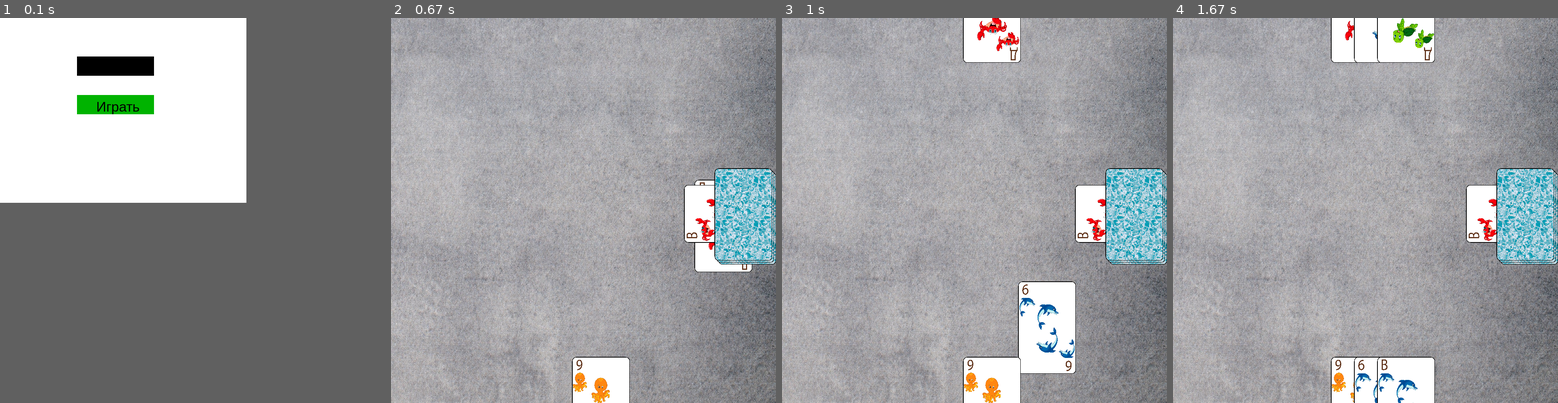
Above: before the commit, frames 1-4 (left to right).
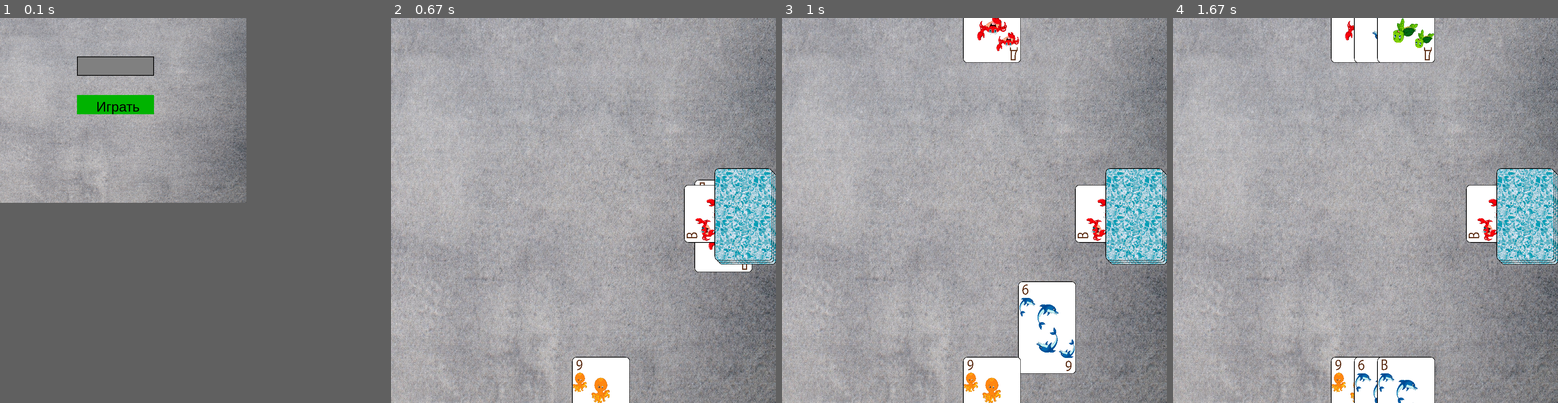
Above: after the commit, the same moments.

Repository: pyvinery/pythonProject_pygame1
Game: pygame game, started from start.py
Same seed, same stepped clock (60 frames per second), same inputs: the game is played once before the commit and once after it.
Inputs (mouse positions are in pixels of both pictures, inside the frame that each line leads up to):
- Up to frame 1 (0.1 s): no input
- Up to frame 2 (0.67 s): click (514, 110) at 0.38 s
- Up to frame 3 (1 s): no input
- Up to frame 4 (1.67 s): no input

The runs differ from the first frame. In frame 1, 30% of the frame differs, in the area x 0-64%, y 0-48%; in frame 2, nothing differs; in frame 3, nothing differs; in frame 4, nothing differs.

Commit message:
начальное окно + имя

Diff:
--- a/start.py
+++ b/start.py
@@ -18,8 +18,9 @@
         self.play_button_text = pygame.font.SysFont("Arial", 36).render("Играть", True, (0, 0, 0))
 
         # Создание поля для ввода имени
-        self.name_input = pygame.Rect(200, 100, 200, 50)
-        self.name_input_text = pygame.font.SysFont("Arial", 36).render("", True, (0, 0, 0))
+        self.input_box = pygame.Rect(200, 100, 200, 50)
+        self.input_text = ''
+        self.active = False
 
         # Флаг, указывающий, что окно должно быть закрыто
         self.close_window = False
@@ -27,27 +28,55 @@
         # Флаг, указывающий, что кнопка "Играть" была нажата
         self.play_button_clicked = False
 
+        # Загрузка изображения фона
+        self.background_image = pygame.image.load('fon.jpg')
+        self.background_image = pygame.transform.scale(self.background_image, (640, 480))  # Масштабирование изображения под размер окна
 
     def handle_events(self):
         for event in pygame.event.get():
             if event.type == pygame.QUIT:
                 self.close_window = True
             elif event.type == pygame.MOUSEBUTTONDOWN:
+                # Проверка, был ли клик в поле ввода имени
+                if self.input_box.collidepoint(event.pos):
+                    self.active = True
+                else:
+                    self.active = False
+                # Проверка, была ли нажата кнопка "Играть"
                 if self.play_button.collidepoint(event.pos):
                     # Установка флага, что кнопка "Играть" была нажата
                     self.play_button_clicked = True
+            elif event.type == pygame.KEYDOWN:
+                # Проверка, была ли нажата клавиша Enter
+                if event.key == pygame.K_RETURN:
+                    # Если нажата клавиша Enter, начать игру
+                    game_state = 'dealing'
+                # Проверка, была ли нажата клавиша Backspace
+                elif event.key == pygame.K_BACKSPACE:
+                    # Если нажата клавиша Backspace, удалить последний символ из введенного текста
+                    self.input_text = self.input_text[:-1]
+                # Проверка, была ли нажата любая другая клавиша
+                else:
+                    # Если нажата любая другая клавиша, добавить ее к введенному тексту
+                    self.input_text += event.unicode
 
     def draw(self):
-        # Заполнение окна белым цветом
-        self.window.fill((255, 255, 255))
+        # Отрисовка фона
+        self.window.blit(self.background_image, (0, 0))
 
         # Отрисовка кнопки "Играть"
         pygame.draw.rect(self.window, (0, 179, 0), self.play_button)
         self.window.blit(self.play_button_text, (self.play_button.x + 50, self.play_button.y + 10))
 
         # Отрисовка поля для ввода имени
-        pygame.draw.rect(self.window, (0, 0, 0), self.name_input)
-        self.window.blit(self.name_input_text, (self.name_input.x + 50, self.name_input.y + 10))
+        pygame.draw.rect(self.window, (0, 0, 0), self.input_box)
+        pygame.draw.rect(self.window, (128, 128, 128), self.input_box.inflate(-4, -4))  # Добавление затемнения
+
+        # Создание и обновление текстовой поверхности с текущим введенным текстом
+        self.text_surface = pygame.font.Font('freesansbold.ttf', 20).render(self.input_text.encode('utf-8'), True, (0, 0, 0))
+
+        # Отображение текстовой поверхности в окне
+        self.window.blit(self.text_surface, (self.input_box.x + 5, self.input_box.y + 5))
 
         # Отображение окна
         pygame.display.update()
@@ -59,8 +88,9 @@
 
             # Проверка, была ли нажата кнопка "Играть"
             if self.play_button_clicked:
-                # Преобразование объекта pygame.Surface в строку
-                name_input_text_string = pygame.image.tostring(self.name_input_text, "RGB")
+                # Запись имени пользователя в файл `player_name.txt` в кодировке UTF-8
+                with open('player_name.txt', 'w', encoding='utf-8') as f:
+                    f.write(self.input_text)
 
                 # Запуск файла main.py
                 subprocess.call(["python", "main.py"])
@@ -68,6 +98,7 @@
                 # Закрытие окна запуска
                 self.close_window = True
 
+                # Вызов функции close() для завершения работы PyGame
                 close()
 
 def close():
